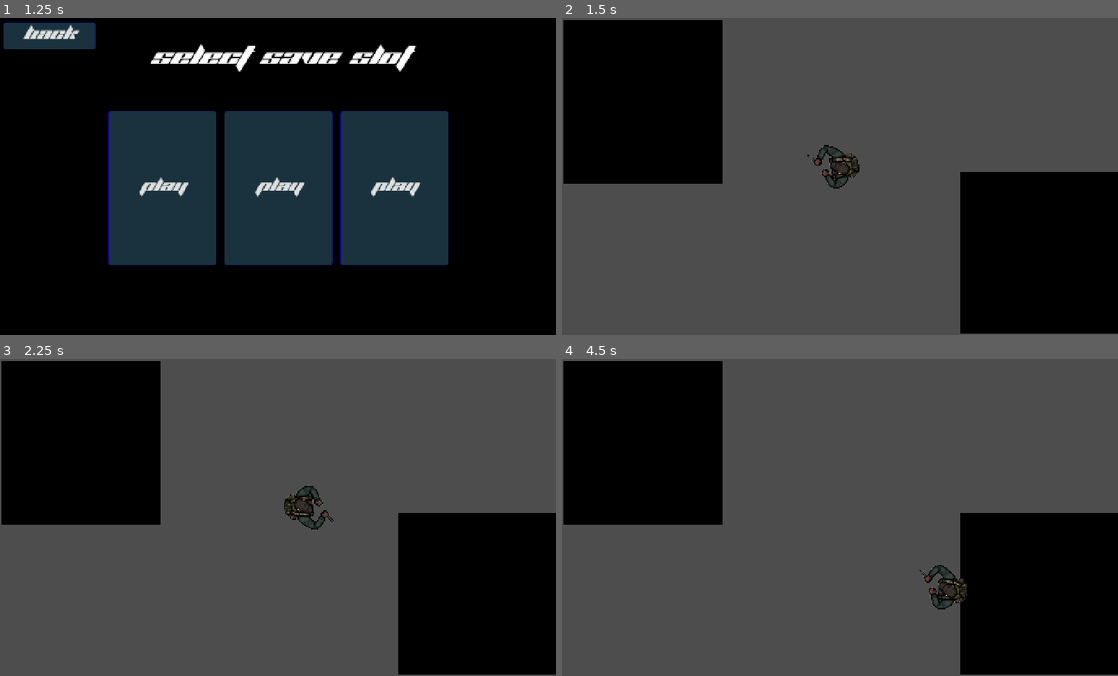
Above: before the commit, frames 1-4 (two rows, left to right).
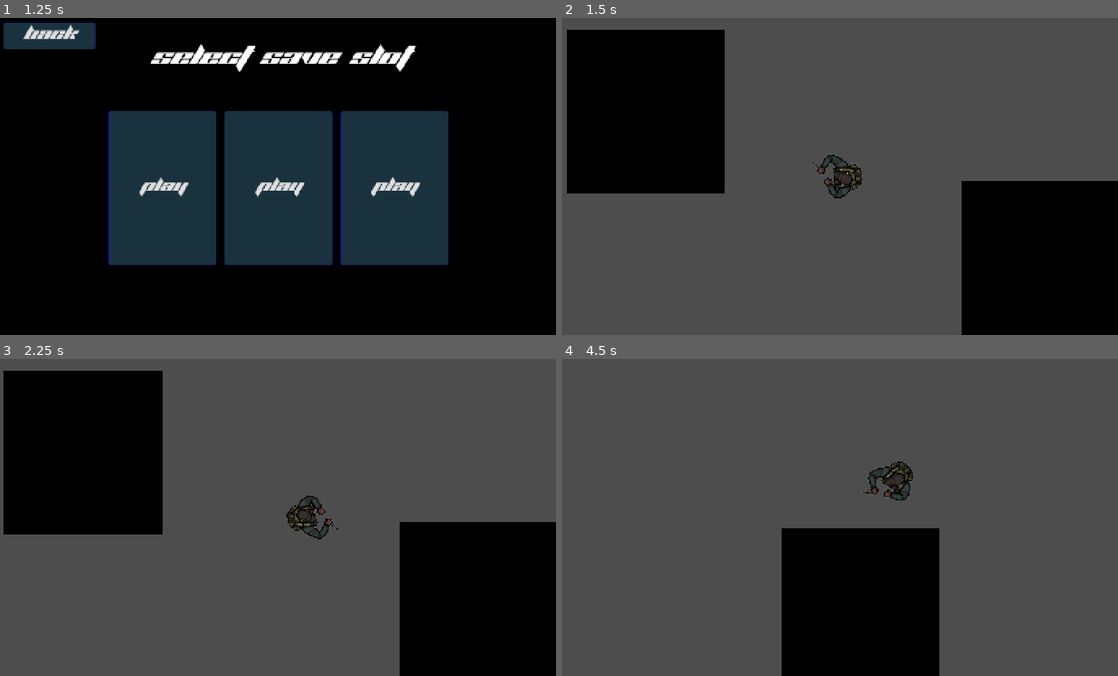
Above: after the commit, the same moments.

Repository: Kamino154GabrielW/shift-avoidance
Game: Godot game, scene res://scripts/main_menu/nodes/Main_menu.tscn
Same seed, same stepped clock (60 frames per second), same inputs: the game is played once before the commit and once after it. The project has no main scene, so this scene is started directly.
Inputs (mouse positions are in pixels of both pictures, inside the frame that each line leads up to):
- Up to frame 1 (1.25 s): click "Play" at 0.5 s
- Up to frame 2 (1.5 s): click "Play" at 1.25 s
- Up to frame 3 (2.25 s): tap Enter at 2 s; move the mouse to (400, 501) at 2.02 s; hold D (P_Move_Right) from 2.03 s (still down)
- Up to frame 4 (4.5 s): move the mouse to (728, 533) at 2.77 s; release D (P_Move_Right) at 2.78 s; hold S (P_Move_Down) 2.78-3.53 s; move the mouse to (895, 447) at 3.52 s; hold D (P_Move_Right) 3.53-4.28 s; move the mouse to (812, 580) at 4.27 s; hold W (P_Move_UP) from 4.28 s (still down)

Frame 1 is identical in both runs. In frame 2, 4.0% of the frame differs, in the area x 0-100%, y 0-100%; in frame 3, 3.9%; in frame 4, 43%.

Commit message:
dodanie do gracza kamery
bardzo mały komit

Diff:
--- a/scripts/main_game/places/Test_Room.tscn
+++ b/scripts/main_game/places/Test_Room.tscn
@@ -38,7 +38,7 @@
 
 [node name="Pit" type="StaticBody2D" parent="." unique_id=1689130775]
 z_index = -1
-position = Vector2(1266, 678)
+position = Vector2(1261, 678)
 scale = Vector2(10, 10)
 disable_mode = 1
 
--- a/scripts/main_game/player/player_body.gd
+++ b/scripts/main_game/player/player_body.gd
@@ -16,14 +16,16 @@
 # Funkcja fizyczna – idealna dla CharacterBody2D i move_and_slide()
 func _physics_process(delta: float) -> void:
 	player_movement_func(delta)
-	look_at(get_global_mouse_position())
-
 	# Obsługuje ruch i kolizje ze ścianami
 	move_and_slide()
 
+	look_at(get_global_mouse_position())#obrut postaci
+
+
+
 # Funkcja odpowiedzialna za obliczanie kierunku i prędkości
 func player_movement_func(delta: float) -> void:
-	var direction = Vector2.ZERO # Wektor kierunku (lokalny dla tej funkcji)
+	var direction = Vector2.ZERO
 
 	if Input.is_action_pressed("P_Move_Right"):
 		direction.x += 1
@@ -34,9 +36,9 @@
 	if Input.is_action_pressed("P_Move_UP"):
 		direction.y -= 1
 
-	# Jeśli gracz naciska jakiś klawisz ruchu
+
 	if direction.length() > 0:
 		direction = direction.normalized()
-		velocity = direction * speed # Przypisujemy do wbudowanej zmiennej velocity
+		velocity = direction * speed
 	else:
-		velocity = Vector2.ZERO # Zatrzymanie postaci, gdy nic nie jest wciśnięte
+		velocity = Vector2.ZERO
--- a/scripts/main_game/player/player_body.tscn
+++ b/scripts/main_game/player/player_body.tscn
@@ -43,3 +43,14 @@
 [node name="CollisionShape2D" type="CollisionShape2D" parent="." unique_id=1365868984]
 position = Vector2(-10, -1)
 shape = SubResource("CircleShape2D_1x3kl")
+
+[node name="Camera2D" type="Camera2D" parent="." unique_id=1721359321]
+process_callback = 0
+position_smoothing_enabled = true
+position_smoothing_speed = 3.0
+drag_horizontal_enabled = true
+drag_vertical_enabled = true
+drag_left_margin = 0.1
+drag_top_margin = 0.1
+drag_right_margin = 0.1
+drag_bottom_margin = 0.1
